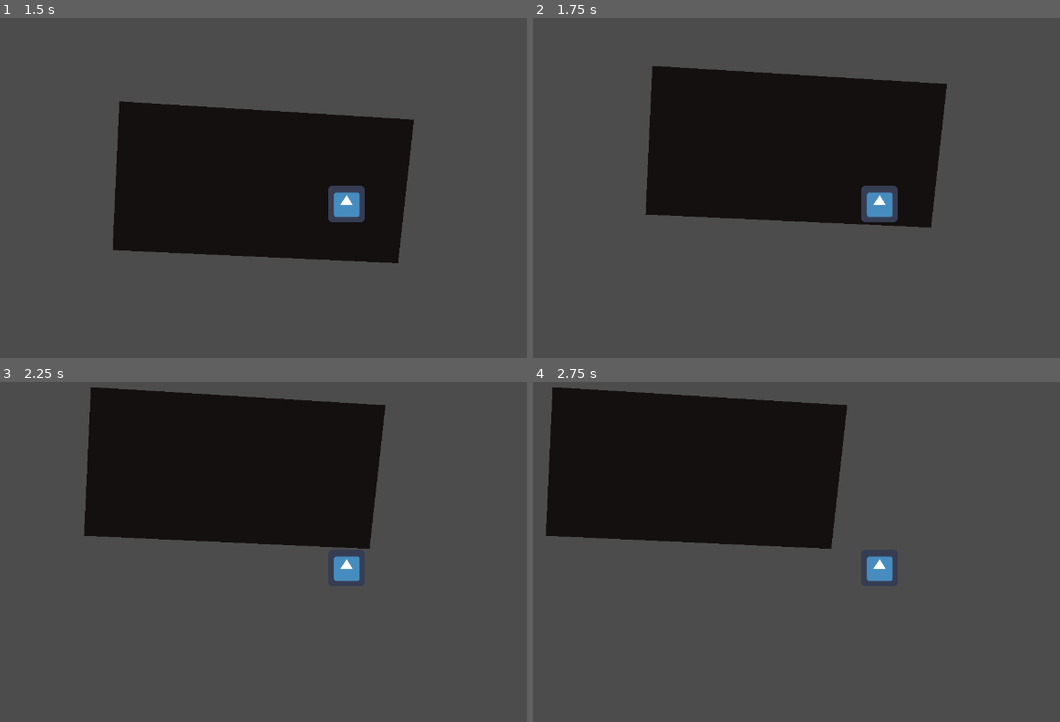
Above: before the commit, frames 1-4 (two rows, left to right).
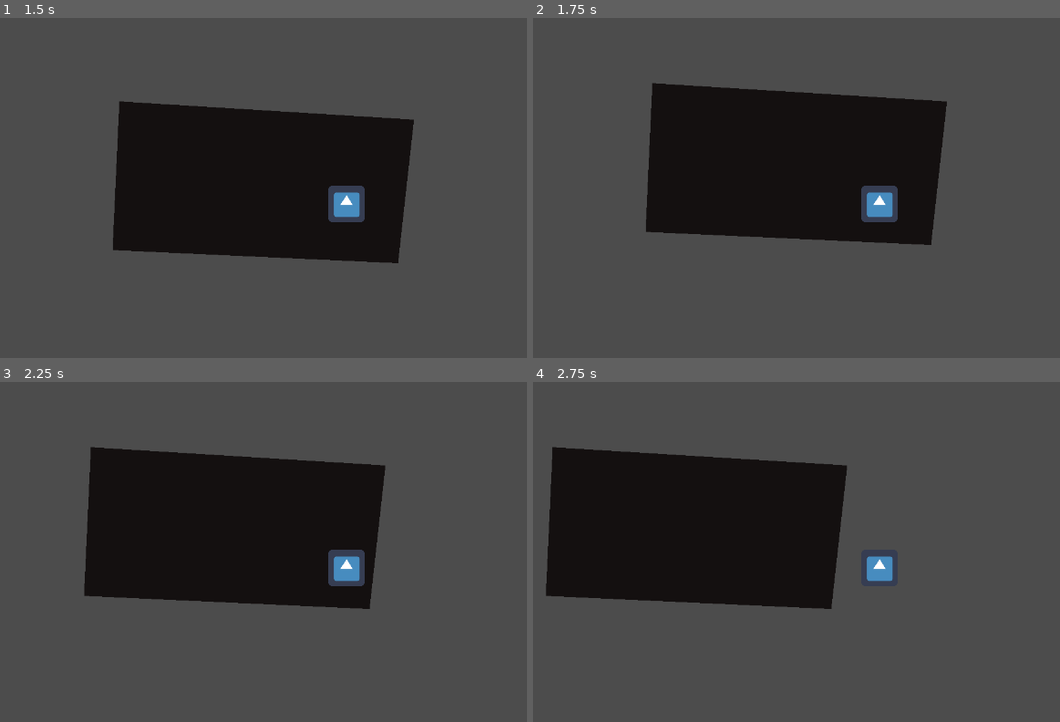
Above: after the commit, the same moments.

Repository: AlixBarreaux/game-jam-found-relic
Game: Godot game, scene res://Scenes/Levels/Level2.tscn
Two runs of this game, one before a commit and one after it. Both use one fixed random seed, a clock stepped at 60 frames per second and the inputs below. The engine's default icon, where the game draws it, is replaced by a stand-in: a white triangle on a blue panel in a dark square.
Inputs:
- Up to frame 1 (1.5 s): tap Enter at 0.5 s; hold D (move_right) 0.53-1.28 s; tap E (interact) at 0.6, 1.35 s; hold S (move_down) from 1.28 s (still down)
- Up to frame 2 (1.75 s): keep holding S (move_down)
- Up to frame 3 (2.25 s): release S (move_down) at 2.03 s; hold D (move_right) from 2.03 s (still down); tap E (interact) at 2.1 s
- Up to frame 4 (2.75 s): keep holding D (move_right)

Frame 1 is identical in both runs. In frame 2, 5.9% of the frame differs, in the area x 21-79%, y 14-67%; in frame 3, 19%; in frame 4, 20%, in the area x 2-60%, y 1-67%.

Commit message:
Sort some files out of the root folder

Diff:
--- a/NoteBlock.tscn
+++ /dev/null
@@ -1,11 +0,0 @@
-[gd_scene load_steps=3 format=2]
-
-[ext_resource path="res://SequenceOrderInteractable.tscn" type="PackedScene" id=1]
-[ext_resource path="res://note_block_audio_stream_player_2d.gd" type="Script" id=2]
-
-[node name="NoteBlock" instance=ExtResource( 1 )]
-
-[node name="NoteBlockAudioStreamPlayer2D" type="AudioStreamPlayer2D" parent="." index="2"]
-script = ExtResource( 2 )
-
-[connection signal="interactable_enabled" from="." to="NoteBlockAudioStreamPlayer2D" method="_on_NoteBlock_interactable_enabled"]
--- a/Hero.tscn
+++ b/Scenes/Creatures/Heroes/Hero.tscn
@@ -1,9 +1,9 @@
 [gd_scene load_steps=20 format=2]
 
-[ext_resource path="res://Miscellaneous/icon.png" type="Texture" id=1]
-[ext_resource path="res://hero.gd" type="Script" id=2]
-[ext_resource path="res://PlayerController.tscn" type="PackedScene" id=3]
-[ext_resource path="res://InteractRayCast2D.tscn" type="PackedScene" id=4]
+[ext_resource path="res://Scripts/Creatures/Heroes/hero.gd" type="Script" id=1]
+[ext_resource path="res://Scenes/InteractRayCast2D.tscn" type="PackedScene" id=2]
+[ext_resource path="res://Scenes/PlayerController.tscn" type="PackedScene" id=3]
+[ext_resource path="res://Miscellaneous/icon.png" type="Texture" id=4]
 
 [sub_resource type="RectangleShape2D" id=1]
 extents = Vector2( 32, 32 )
@@ -114,10 +114,10 @@
 
 [node name="Hero" type="KinematicBody2D"]
 collision_mask = 4
-script = ExtResource( 2 )
+script = ExtResource( 1 )
 
 [node name="Sprite" type="Sprite" parent="."]
-texture = ExtResource( 1 )
+texture = ExtResource( 4 )
 
 [node name="CollisionShape2D" type="CollisionShape2D" parent="."]
 shape = SubResource( 1 )
@@ -127,7 +127,8 @@
 [node name="Camera2D" type="Camera2D" parent="."]
 current = true
 
-[node name="InteractRayCast2D" parent="." instance=ExtResource( 4 )]
+[node name="InteractRayCast2D" parent="." instance=ExtResource( 2 )]
+cast_to = Vector2( 0, 100 )
 collision_mask = 4
 
 [node name="AnimationPlayer" type="AnimationPlayer" parent="."]
--- a/InteractRayCast2D.tscn
+++ b/Scenes/InteractRayCast2D.tscn
@@ -1,6 +1,6 @@
 [gd_scene load_steps=2 format=2]
 
-[ext_resource path="res://interact_raycast_2d.gd" type="Script" id=1]
+[ext_resource path="res://Scripts/interact_raycast_2d.gd" type="Script" id=1]
 
 [node name="InteractRayCast2D" type="RayCast2D"]
 enabled = true
--- /dev/null
+++ b/Scenes/Interactables/NoteBlock.tscn
@@ -0,0 +1,21 @@
+[gd_scene load_steps=4 format=2]
+
+[ext_resource path="res://Scenes/Interactables/SequenceOrderInteractable.tscn" type="PackedScene" id=1]
+[ext_resource path="res://note_block_audio_stream_player_2d.gd" type="Script" id=2]
+
+[sub_resource type="RectangleShape2D" id=1]
+extents = Vector2( 32, 32 )
+
+[node name="NoteBlock" instance=ExtResource( 1 )]
+
+[node name="StaticBody2D" type="StaticBody2D" parent="." index="1"]
+collision_layer = 0
+
+[node name="CollisionShape2D" type="CollisionShape2D" parent="StaticBody2D" index="0"]
+self_modulate = Color( 0.447059, 0, 0.74902, 1 )
+shape = SubResource( 1 )
+
+[node name="NoteBlockAudioStreamPlayer2D" type="AudioStreamPlayer2D" parent="." index="3"]
+script = ExtResource( 2 )
+
+[connection signal="interactable_enabled" from="." to="NoteBlockAudioStreamPlayer2D" method="_on_NoteBlock_interactable_enabled"]
--- a/Plate.tscn
+++ b/Scenes/Interactables/Plate.tscn
@@ -1,6 +1,6 @@
 [gd_scene load_steps=2 format=2]
 
-[ext_resource path="res://SequenceOrderInteractable.tscn" type="PackedScene" id=1]
+[ext_resource path="res://Scenes/Interactables/SequenceOrderInteractable.tscn" type="PackedScene" id=1]
 
 [node name="Plate" instance=ExtResource( 1 )]
 
--- a/SequenceOrderInteractable.tscn
+++ b/Scenes/Interactables/SequenceOrderInteractable.tscn
@@ -1,7 +1,7 @@
 [gd_scene load_steps=4 format=2]
 
 [ext_resource path="res://sequence_order_interactable.gd" type="Script" id=1]
-[ext_resource path="res://interaction_receiver_area2d.gd" type="Script" id=2]
+[ext_resource path="res://Scripts/interaction_receiver_area2d.gd" type="Script" id=2]
 
 [sub_resource type="RectangleShape2D" id=1]
 extents = Vector2( 32, 32 )
--- a/Scenes/Levels/Level.tscn
+++ b/Scenes/Levels/Level.tscn
@@ -1,7 +1,7 @@
 [gd_scene load_steps=3 format=2]
 
-[ext_resource path="res://level.gd" type="Script" id=1]
-[ext_resource path="res://Hero.tscn" type="PackedScene" id=2]
+[ext_resource path="res://Scripts/level.gd" type="Script" id=1]
+[ext_resource path="res://Scenes/Creatures/Heroes/Hero.tscn" type="PackedScene" id=2]
 
 [node name="Level" type="Node2D"]
 script = ExtResource( 1 )
--- a/Scenes/Levels/Level1.tscn
+++ b/Scenes/Levels/Level1.tscn
@@ -1,7 +1,7 @@
 [gd_scene load_steps=4 format=2]
 
-[ext_resource path="res://Plate.tscn" type="PackedScene" id=1]
-[ext_resource path="res://Scenes/Interactables/SequenceOrderInteractablesManager.tscn" type="PackedScene" id=2]
+[ext_resource path="res://Scenes/Interactables/Plate.tscn" type="PackedScene" id=1]
+[ext_resource path="res://Scenes/SequenceOrderInteractablesManager.tscn" type="PackedScene" id=2]
 [ext_resource path="res://Scenes/Levels/Level.tscn" type="PackedScene" id=3]
 
 [node name="Level1" instance=ExtResource( 3 )]
--- a/Scenes/Levels/Level2.tscn
+++ b/Scenes/Levels/Level2.tscn
@@ -1,8 +1,8 @@
 [gd_scene load_steps=4 format=2]
 
 [ext_resource path="res://Scenes/Levels/Level.tscn" type="PackedScene" id=1]
-[ext_resource path="res://NoteBlock.tscn" type="PackedScene" id=2]
-[ext_resource path="res://Scenes/Interactables/SequenceOrderInteractablesManager.tscn" type="PackedScene" id=3]
+[ext_resource path="res://Scenes/Interactables/NoteBlock.tscn" type="PackedScene" id=2]
+[ext_resource path="res://Scenes/SequenceOrderInteractablesManager.tscn" type="PackedScene" id=3]
 
 [node name="Level2" instance=ExtResource( 1 )]
 
--- a/PlayerController.tscn
+++ b/Scenes/PlayerController.tscn
@@ -1,6 +1,6 @@
 [gd_scene load_steps=2 format=2]
 
-[ext_resource path="res://player_controller.gd" type="Script" id=1]
+[ext_resource path="res://Scripts/player_controller.gd" type="Script" id=1]
 
 [node name="PlayerController" type="Node"]
 script = ExtResource( 1 )
--- a/Scenes/Interactables/SequenceOrderInteractablesManager.tscn
+++ b/Scenes/SequenceOrderInteractablesManager.tscn
@@ -1,6 +1,6 @@
 [gd_scene load_steps=2 format=2]
 
-[ext_resource path="res://plates_manager.gd" type="Script" id=1]
+[ext_resource path="res://Scripts/plates_manager.gd" type="Script" id=1]
 
 [node name="SequenceOrderInteractablesManager" type="Node2D"]
 script = ExtResource( 1 )
--- a/note_block_audio_stream_player_2d.gd
+++ b/note_block_audio_stream_player_2d.gd
@@ -13,5 +13,5 @@
 # ----------------- DECLARE FUNCTIONS -----------------
 
 
-func _on_NoteBlock_interactable_enabled() -> void:
+func _on_NoteBlock_interactable_enabled(_order_id: int) -> void:
 	self.play()
--- a/project.godot
+++ b/project.godot
@@ -12,22 +12,22 @@
 "base": "KinematicBody2D",
 "class": "Hero",
 "language": "GDScript",
-"path": "res://hero.gd"
+"path": "res://Scripts/Creatures/Heroes/hero.gd"
 }, {
 "base": "RayCast2D",
 "class": "InteractRaycast2D",
 "language": "GDScript",
-"path": "res://interact_raycast_2d.gd"
+"path": "res://Scripts/interact_raycast_2d.gd"
 }, {
 "base": "Area2D",
 "class": "InteractionReceiver",
 "language": "GDScript",
-"path": "res://interaction_receiver_area2d.gd"
+"path": "res://Scripts/interaction_receiver_area2d.gd"
 }, {
 "base": "Node2D",
 "class": "Level",
 "language": "GDScript",
-"path": "res://level.gd"
+"path": "res://Scripts/level.gd"
 }, {
 "base": "AudioStreamPlayer2D",
 "class": "NoteBlockAudioStreamPlayer2D",
@@ -37,7 +37,7 @@
 "base": "Node",
 "class": "PlayerController",
 "language": "GDScript",
-"path": "res://player_controller.gd"
+"path": "res://Scripts/player_controller.gd"
 }, {
 "base": "Node2D",
 "class": "SequenceOrderInteractable",
@@ -47,7 +47,7 @@
 "base": "Node2D",
 "class": "SequenceOrderInteractablesManager",
 "language": "GDScript",
-"path": "res://plates_manager.gd"
+"path": "res://Scripts/plates_manager.gd"
 } ]
 _global_script_class_icons={
 "Hero": "",
Renamed: hero.gd -> Scripts/Creatures/Heroes/hero.gd
Renamed: interact_raycast_2d.gd -> Scripts/interact_raycast_2d.gd
Renamed: interaction_receiver_area2d.gd -> Scripts/interaction_receiver_area2d.gd
Renamed: level.gd -> Scripts/level.gd
Renamed: plates_manager.gd -> Scripts/plates_manager.gd
Renamed: player_controller.gd -> Scripts/player_controller.gd
